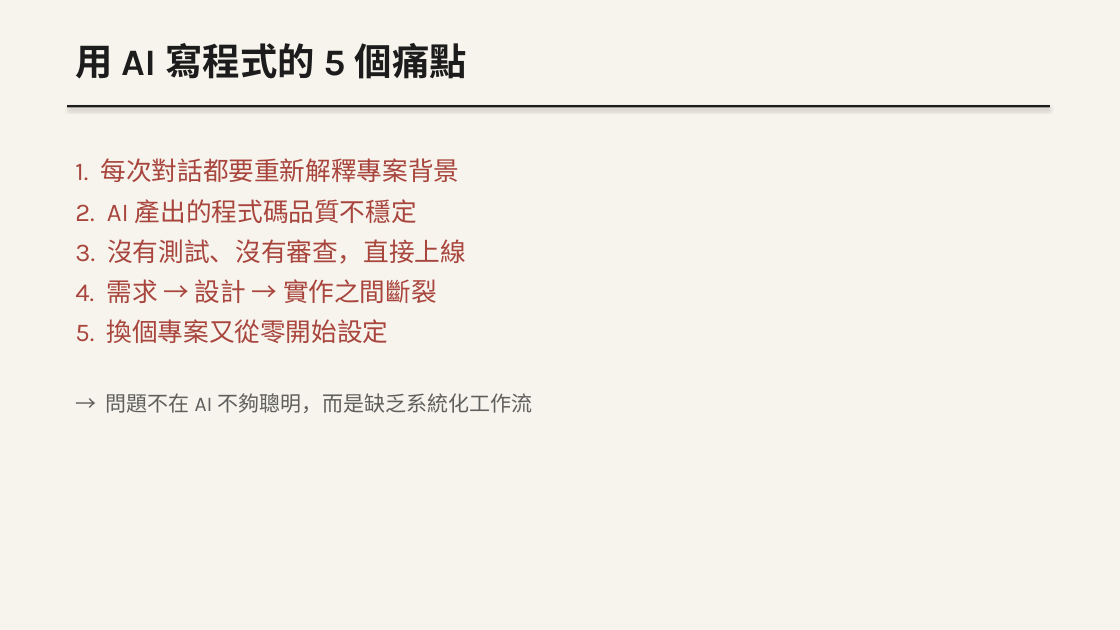
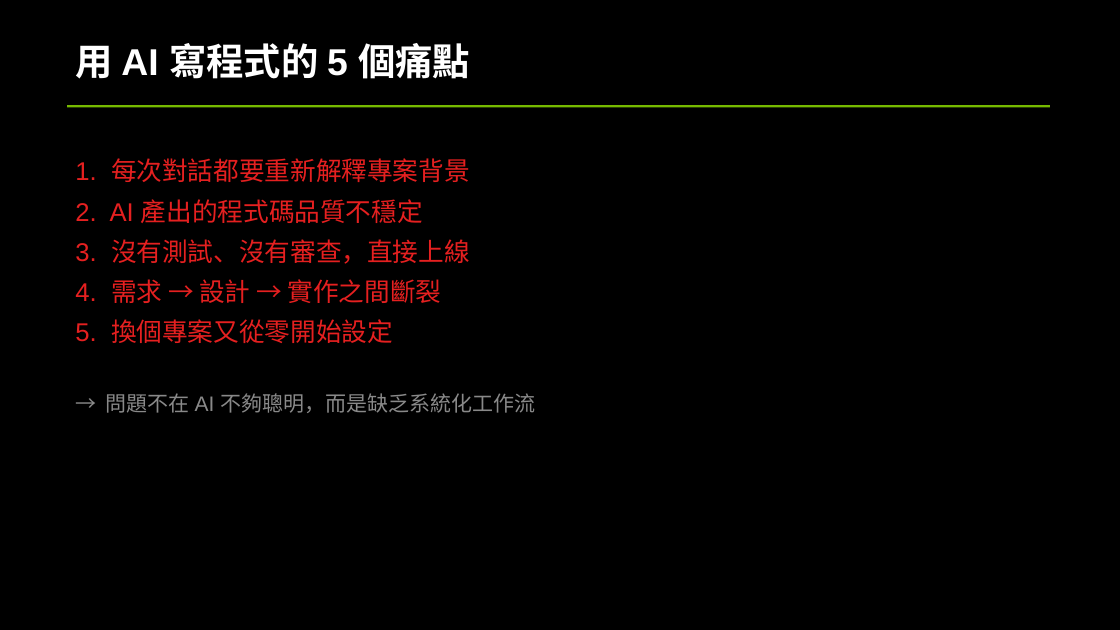
Before and after one commit to bheadwei/claude-GUNDAM-zh-tw, a slide deck: slide 3 of workshop/docs/slides/VibeCoding_Workshop.pptx. Drawn at 1120x630 pixels with LibreOffice and Linux fonts; fonts in the diff are those of the drawing. Boxes give left, top, right and bottom in pixels: in the first picture for what was removed or moved away, otherwise in the second. Text is boxed around its words. In the diff, an @@ line names an element or a change of style, - is before the commit and + after.

```diff
--- a/workshop/docs/slides/VibeCoding_Workshop.pptx
+++ b/workshop/docs/slides/VibeCoding_Workshop.pptx
@@ background #F7F4ED to #000000 @@
@@ text "用 AI 寫程式的 5 個痛點" at box(75, 43, 470, 79): font Karla to Arial, text colour #1C1C1C to #FFFFFF @@
@@ rectangle at box(67, 105, 1050, 108): fill #1C1C1C to #76B900 @@
@@ text "1. 每次對話都要重新解釋專案背景" at box(75, 158, 535, 413): font Karla to Arial; text colour #A8453D to #E52020 in "1. 每次對話都要重新解釋專案背景", "2. AI 產出的程式碼品質不穩定", "3. 沒有測試、沒有審查，直接上線", "4. 需求 → 設計 → 實作之間斷裂" and 1 more places; text colour #5F5F5D to #898989 in "→ 問題不在 AI 不夠聰明，而是缺乏系統化工作流" @@
```
Also in this commit, not shown: 38 other slides changed, 7 slides added, 3 other files.
